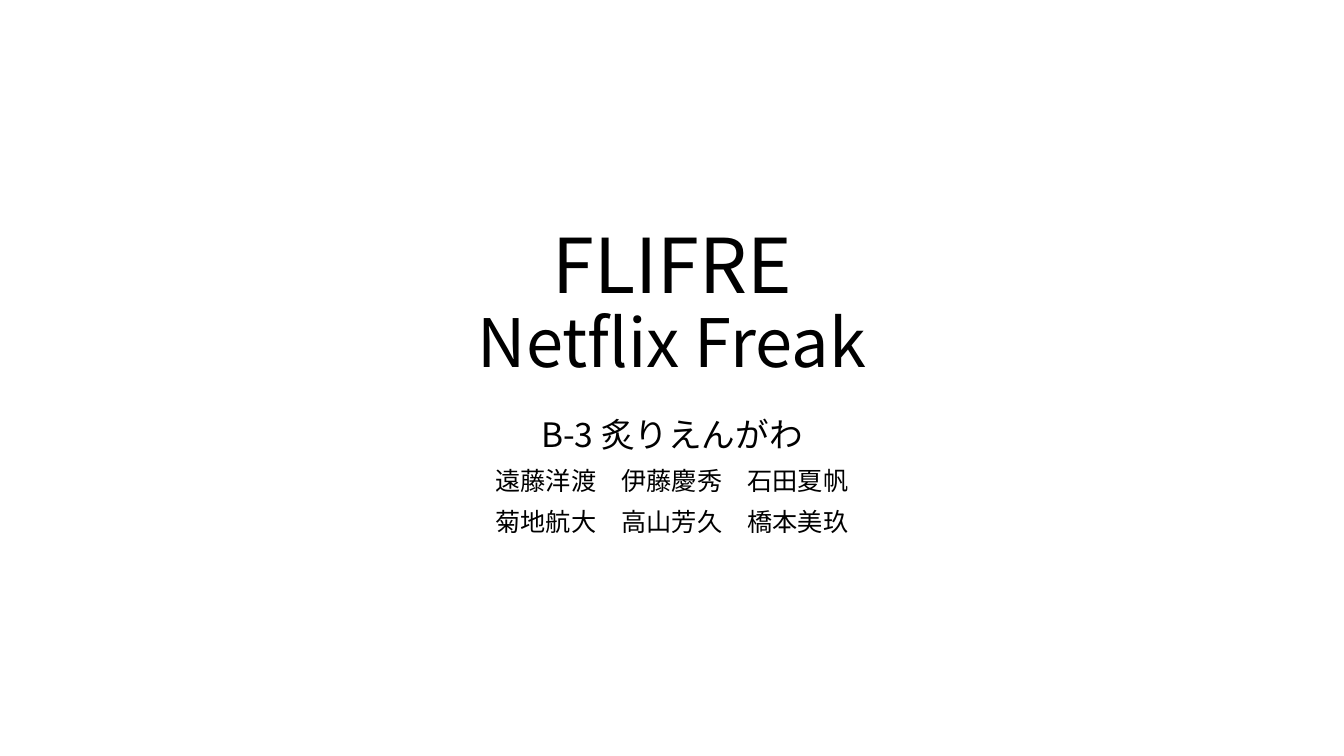
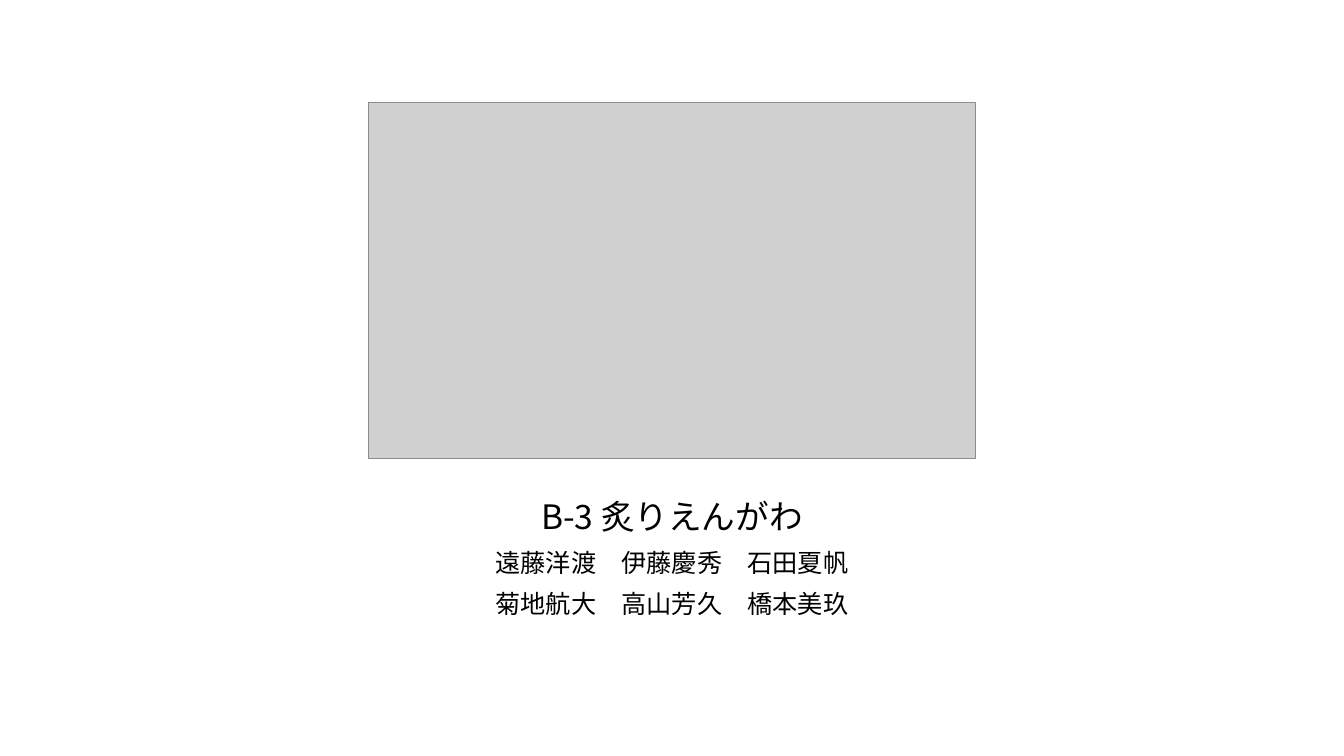
Before and after one commit to dojo2022/B-3, a slide deck: slide 1 of doc/B3炙りえんがわ_成果発表会資料.pptx. Drawn at 1344x756 pixels with LibreOffice and Linux fonts; fonts in the diff are those of the drawing; grey boxes stand for pictures. Boxes give left, top, right and bottom in pixels: in the first picture for what was removed or moved away, otherwise in the second. Text is boxed around its words. In the diff, an @@ line names an element or a change of style, - is before the commit and + after.

```diff
--- a/doc/B3炙りえんがわ_成果発表会資料.pptx
+++ b/doc/B3炙りえんがわ_成果発表会資料.pptx
@@ picture added at [368, 103, 976, 459] @@
@@ title removed at [478, 237, 866, 368] @@
-FLIFRE
-Netflix Freak
@@ subtitle "B-3 炙りえんがわ": place and size @@
-subtitle "B-3 炙りえんがわ" at [496, 418, 849, 533]
+subtitle "B-3 炙りえんがわ" at [496, 500, 849, 615]
```
Also in this commit, not shown: 1 other slide changed, 6 slides added, 1 slide removed.
